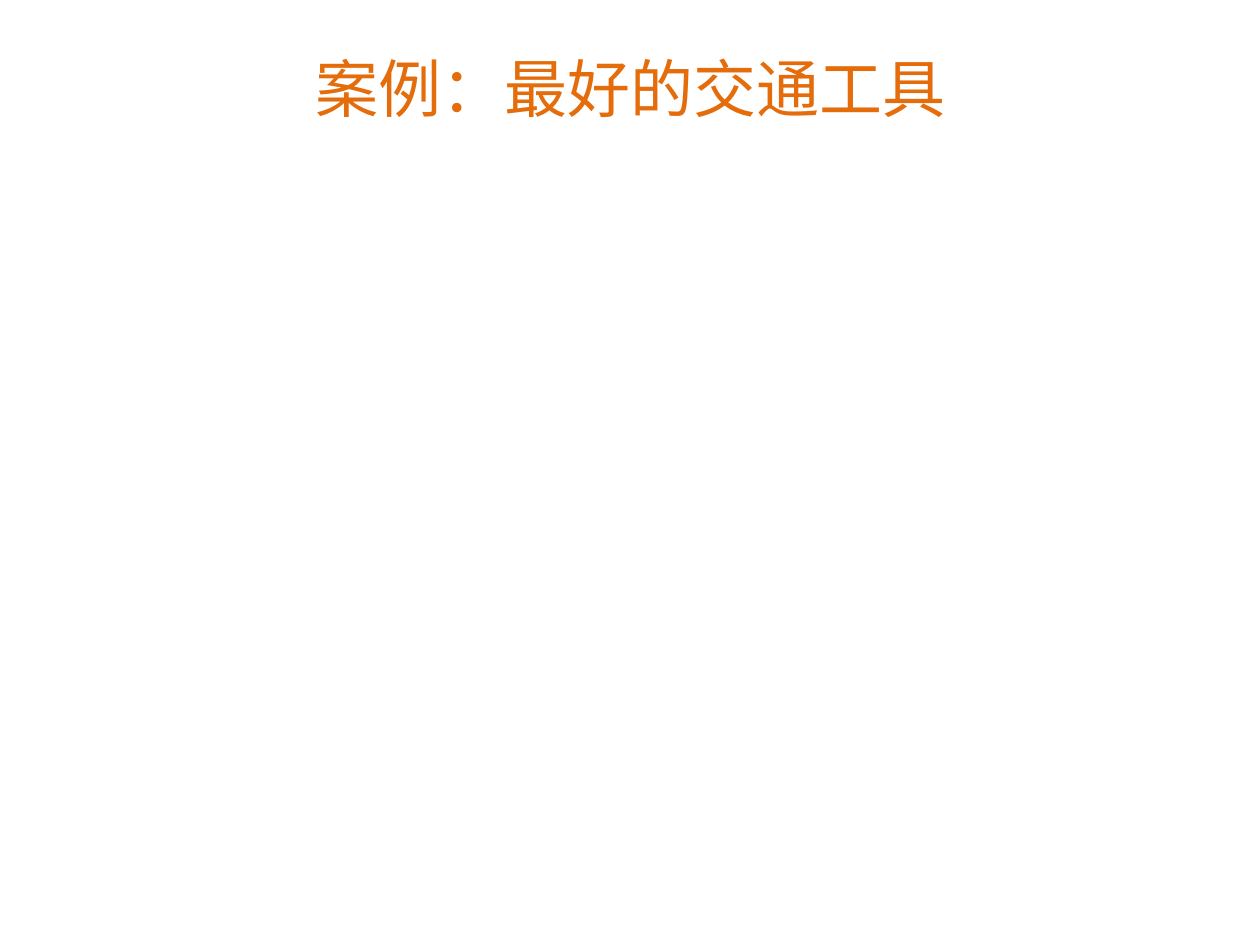
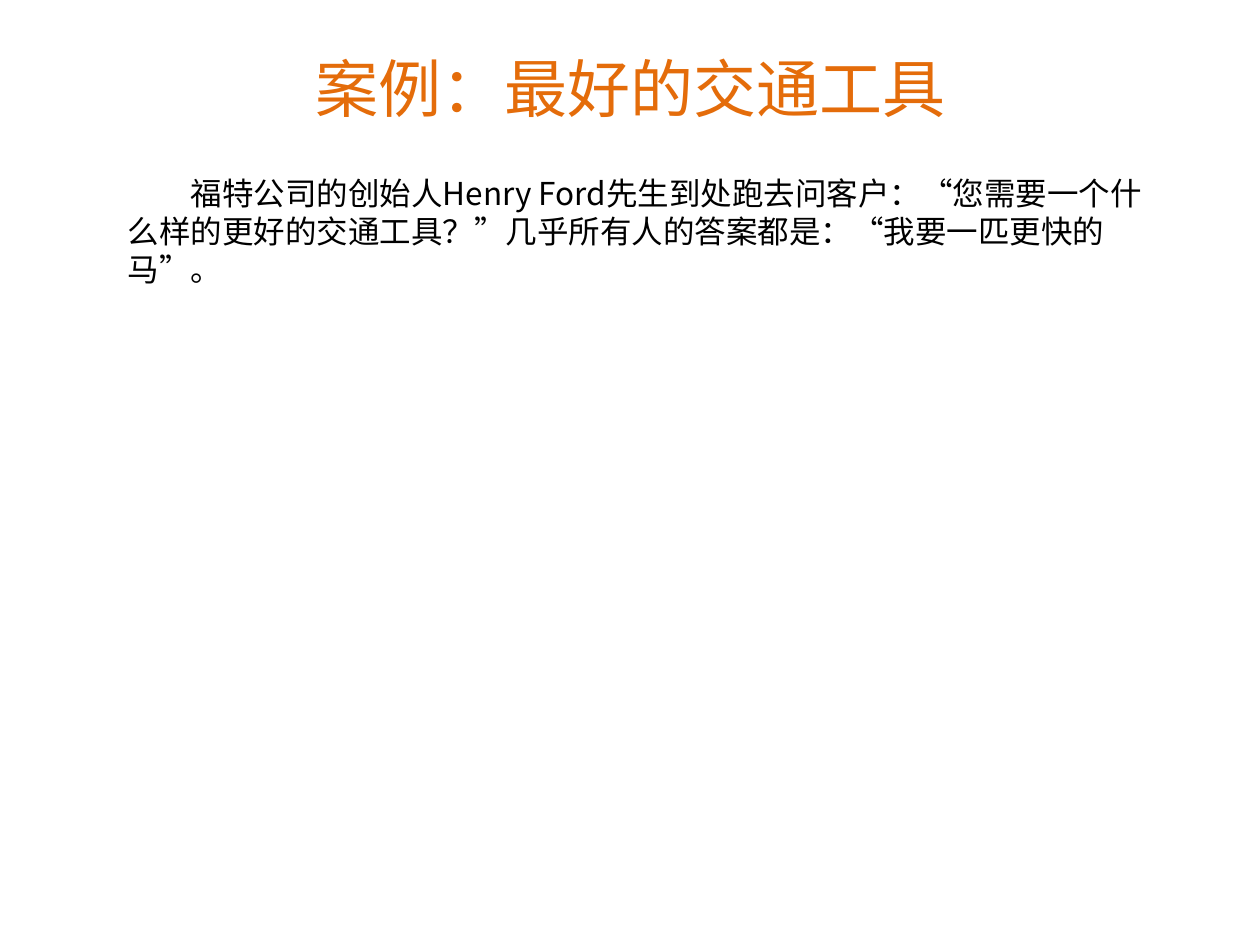
Before and after one commit to Benguan/document, a slide deck: slide 5 of 上大培训：scrum和vs2012 部分.pptx. Drawn at 1260x945 pixels with LibreOffice and Linux fonts; fonts in the diff are those of the drawing; background and template pictures are left out. Boxes give left, top, right and bottom in pixels: in the first picture for what was removed or moved away, otherwise in the second. Text is boxed around its words. In the diff, an @@ line names an element or a change of style, - is before the commit and + after.

```diff
--- a/上大培训：scrum和vs2012 部分.pptx
+++ b/上大培训：scrum和vs2012 部分.pptx
@@ text added at (128, 178, 1142, 284), 18 pt, text #000000 @@
+福特公司的创始人Henry Ford先生到处跑去问客户：“您需要一个什么样的更好的交通工具？”几乎所有人的答案都是：“我要一匹更快的马”。
```
Also in this commit, not shown: 1 other slide changed, 4 slides added.
